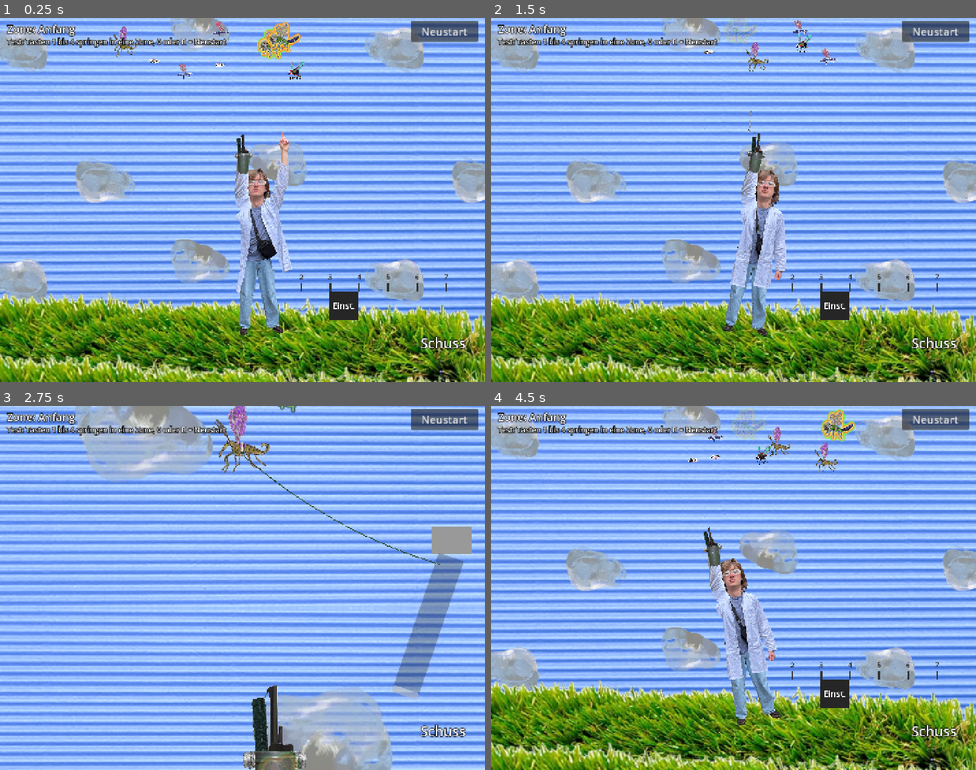
Above: before the commit, frames 1-4 (two rows, left to right).
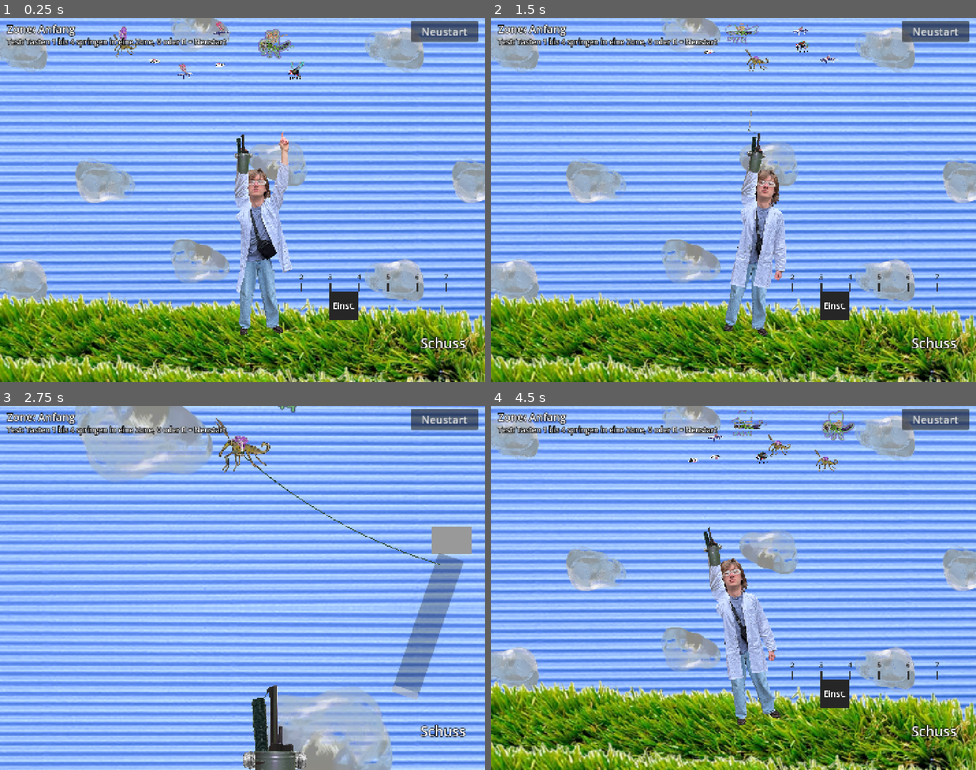
Above: after the commit, the same moments.

Repository: Philipp-Mallmann/fliegen-sind-aliens
Game: Godot game, scene res://szenen/spiel.tscn
The game is run twice, just before and just after one commit, with the same random seed, the same clock (stepped at 60 frames per second) and the same inputs.
Inputs (mouse positions are in pixels of both pictures, inside the frame that each line leads up to):
- Up to frame 1 (0.25 s): no input
- Up to frame 2 (1.5 s): click "Neustart" at 0.5 s; tap Enter at 1.25 s; move the mouse to (840, 181) at 1.27 s; hold D (rechts) from 1.28 s (still down); tap R (neustart) at 1.35 s; click (840, 181) at 1.42 s
- Up to frame 3 (2.75 s): release D (rechts) at 2 s; drag from (145, 606) to (218, 660) at 2.02 s
- Up to frame 4 (4.5 s): move the mouse to (782, 507) at 2.77 s; hold D (rechts) 2.78-3.5 s; tap 0 at 2.85 s; drag from (709, 660) to (588, 533) at 3.52 s; move the mouse to (879, 642) at 4.27 s; hold A (links) from 4.28 s (still down); tap R (neustart) at 4.35 s

The runs differ from the first frame. In frame 1, 0.5% of the frame differs, in the area x 53-62%, y 1-12%; in frame 2, 0.6%; in frame 3, 0.8%; in frame 4, 1.1%, in the area x 41-76%, y 0-19%.

Commit message:
Flattern langsamer, Teleport-Glitch, Ringe in Fliegenfarben, Forscher faellt beim Teil-Absturz mit
Co-Authored-By: Claude Opus 5.5 <noreply@anthropic.com>

Diff:
--- /dev/null
+++ b/shader/glitch.gdshader
@@ -0,0 +1,43 @@
+// Glitch wie beim Logo am Ende der Reels: Das Bild wird in waagerechte Streifen geschnitten.
+// Jeder Streifen rutscht ein zufaelliges Stueck zur Seite, und einzelne Streifen fallen ganz weg.
+// staerke 0 heisst: ganz normal. staerke 1 heisst: voll verrutscht und fast alles weg.
+shader_type canvas_item;
+
+// Wie stark der Glitch gerade ist, von 0 bis 1. Setzt das Skript in jedem Bild.
+uniform float staerke = 0.0;
+// In wie viele Streifen das Bild geschnitten wird, von oben nach unten.
+uniform float streifen = 14.0;
+// Wie weit ein Streifen hoechstens zur Seite rutscht, als Anteil der Bildbreite. 0.15 heisst: 15 Prozent.
+uniform float versatz = 0.15;
+// Eine Zahl, die das Skript in jedem Bild neu auswuerfelt. So sieht jedes Bild anders aus.
+uniform float zufall = 0.0;
+
+// Die Farbe, die das Bild von seinem Knoten mitbekommt (modulate). Wird im vertex-Teil gemerkt.
+varying vec4 knoten_farbe;
+
+// Macht aus einer Zahl eine scheinbar zufaellige Zahl zwischen 0 und 1. Gleiche Zahl, gleiches Ergebnis.
+float wuerfeln(float zahl) {
+	return fract(sin(zahl * 12.9898) * 43758.5453);
+}
+
+void vertex() {
+	knoten_farbe = COLOR;
+}
+
+void fragment() {
+	// In welchem Streifen dieser Bildpunkt liegt: 0 ganz oben, dann 1, 2 und so weiter.
+	float zeile = floor(UV.y * streifen);
+	// Wie weit dieser Streifen zur Seite rutscht: zwischen -versatz und +versatz, mal staerke.
+	float verschiebung = (wuerfeln(zeile + zufall) * 2.0 - 1.0) * versatz * staerke;
+	vec2 stelle = UV + vec2(verschiebung, 0.0);
+	vec4 farbe = texture(TEXTURE, stelle);
+	// Was ueber den Bildrand hinaus gerutscht ist, ist durchsichtig.
+	if (stelle.x < 0.0 || stelle.x > 1.0) {
+		farbe.a = 0.0;
+	}
+	// Je groesser staerke, desto mehr Streifen fallen ganz weg.
+	if (wuerfeln(zeile * 3.7 + zufall + 0.5) < staerke) {
+		farbe.a = 0.0;
+	}
+	COLOR = farbe * knoten_farbe;
+}
--- a/skripte/fliege_teleport.gd
+++ b/skripte/fliege_teleport.gd
@@ -1,7 +1,7 @@
 extends "res://skripte/fliege.gd"
 
-# Die Teleport-Fliege: fliegt hin und her. Kommt die Kanone unter sie, flackert sie kurz und springt zur Seite.
-# Sobald sie flackert, ist sie schon entkommen: Die Nadel fliegt durch sie hindurch. Das Flackern ist nur zum Ansehen.
+# Die Teleport-Fliege: fliegt hin und her. Kommt die Kanone unter sie, glitcht sie weg und taucht an anderer Stelle wieder auf.
+# Sobald sie glitcht, ist sie schon entkommen: Die Nadel fliegt durch sie hindurch. Der Glitch ist nur zum Ansehen.
 # Das kann sie ein paarmal hintereinander, dann muss sie sich erholen. In dieser Pause kann man sie fangen.
 # Wie viele Spruenge sie noch hat, sieht man an den Leuchtringen um ihren Umriss und hoert man an ihrem Summen:
 # Jeder Sprung kostet den aeussersten Ring, und das Summen wird tiefer.
@@ -15,26 +15,27 @@
 @export var spruenge: int = 3
 # Wie viele Sekunden sie sich danach erholt. So lange springt sie nicht.
 @export var erholzeit: float = 4.0
-# Wie viele Sekunden vor dem Sprung sie flackert.
+# Wie viele Sekunden vor dem Sprung sie weg-glitcht. In dieser Zeit wird der Glitch immer staerker (shader/glitch.gdshader).
 @export var flacker_zeit: float = 0.2
-# Wie lange ein Flackern dauert, in Sekunden: die Haelfte davon blass, die Haelfte voll.
-@export var flacker_takt: float = 0.1
-# Wie blass sie beim Flackern wird. 0.25 heisst: nur ein Viertel so kraeftig.
-@export var flacker_blass: float = 0.25
+# Wie viele Sekunden sie nach dem Sprung braucht, bis sie wieder ganz da ist. Der Glitch wird dabei schwaecher.
+@export var auftauch_zeit: float = 0.15
 # Wie weit sie mindestens und hoechstens springt, in Pixeln.
 @export var sprung_nah: float = 200.0
 @export var sprung_weit: float = 350.0
 # Wie tief das Summen ohne Spruenge klingt, als Anteil ihrer eigenen Tonhoehe. 0.6 heisst: deutlich tiefer.
 @export var tonhoehe_leer: float = 0.6
-# Die Farben der drei Leuchtringe, von innen nach aussen. Genommen aus ihren eigenen Farben (Fluegel, Koerper).
-@export var leucht_farben: Array[Color] = [Color(1.0, 0.85, 0.25), Color(1.0, 0.55, 0.15), Color(0.45, 0.95, 0.3)]
+# Die Farben der drei Leuchtringe, von innen nach aussen. Aus ihrem eigenen Bild gemessen: Gruen vom Koerper,
+# Blau von den Beinen, Violett vom Hinterleib.
+@export var leucht_farben: Array[Color] = [Color(0.44, 0.69, 0.27), Color(0.44, 0.5, 0.78), Color(0.48, 0.28, 0.6)]
 
 # Wie viele Spruenge sie noch hat. 0 heisst: Sie erholt sich gerade.
 var uebrig: int = 0
 # Wie viele Sekunden die Erholung noch dauert.
 var erholt_in: float = 0.0
-# Wie viele Sekunden sie noch flackert, bevor sie springt. 0 oder weniger heisst: Sie flackert nicht.
+# Wie viele Sekunden sie noch weg-glitcht, bevor sie springt. 0 oder weniger heisst: Sie glitcht nicht.
 var flackert_noch: float = 0.0
+# Wie viele Sekunden sie nach dem Sprung noch auftaucht. 0 oder weniger heisst: Sie ist ganz da.
+var taucht_noch: float = 0.0
 # Ihre eigene Tonhoehe, wie sie beim Start ausgewuerfelt wurde. Davon geht das tiefere Summen aus.
 var eigene_tonhoehe: float = 1.0
 
@@ -50,7 +51,10 @@
 		richtung = -1.0
 	if position.x < mitte_x - strecke:
 		richtung = 1.0
-	modulate.a = 1.0
+	glitchen(0.0)
+	if taucht_noch > 0.0:
+		taucht_noch -= delta
+		glitchen(taucht_noch / auftauch_zeit)
 	var ladung: float = ladung_jetzt()
 	leuchten_zeigen(ladung)
 	$Summen.pitch_scale = eigene_tonhoehe * lerpf(tonhoehe_leer, 1.0, ladung)
@@ -61,8 +65,7 @@
 		return
 	if flackert_noch > 0.0:
 		flackert_noch -= delta
-		if fmod(flackert_noch, flacker_takt) < flacker_takt / 2.0:
-			modulate.a = flacker_blass
+		glitchen(1.0 - flackert_noch / flacker_zeit)
 		if flackert_noch <= 0.0:
 			springen()
 		return
@@ -77,7 +80,7 @@
 		weit = -weit
 	position.x += weit
 	mitte_x += weit
-	modulate.a = 1.0
+	taucht_noch = auftauch_zeit
 	entkommt = false
 	uebrig -= 1
 	if uebrig == 0:
@@ -100,3 +103,10 @@
 		var ring: Sprite2D = $Leuchten.get_child(nummer)
 		ring.modulate = leucht_farben[nummer]
 		ring.modulate.a = clampf(ringe - nummer, 0.0, 1.0)
+
+
+# Stellt den Glitch ein: 0 heisst ganz normal, 1 heisst voll verrutscht und fast weg.
+# Der Shader sitzt an der Fliege selbst, Koerper, Fluegel und Ringe benutzen ihn mit (use_parent_material).
+func glitchen(staerke: float) -> void:
+	material.set_shader_parameter("staerke", clampf(staerke, 0.0, 1.0))
+	material.set_shader_parameter("zufall", randf() * 100.0)
--- a/skripte/nadel.gd
+++ b/skripte/nadel.gd
@@ -138,6 +138,9 @@
 	getroffene.position = Vector2.ZERO
 	getroffene.rotation = 0.0
 	getroffene.modulate.a = 1.0
+	# Die Teleport-Fliege kann gerade noch halb im Glitch stecken (beim Auftauchen). Gefangen ist sie wieder ganz da.
+	if getroffene.has_method("glitchen"):
+		getroffene.glitchen(0.0)
 	for alte in getroffene.steckende:
 		alte.faden_loesen()
 	# Blut an der Einstichstelle: ein Kind der Fliege, also ueber ihr, aber unter dem Nagel. In ihrer Zonenfarbe.
--- a/skripte/spiel.gd
+++ b/skripte/spiel.gd
@@ -22,6 +22,10 @@
 # Die Kamera in der Luft: normale Groesse, die Kanone sitzt am unteren Bildrand (540 - 20 Pixel Rand).
 @export var zoom_luft: float = 1.0
 @export var versatz_luft: float = -520.0
+# Bei einem Absturz, der nicht bis zum Boden geht: So weit kommt der fallende Forscher von unten ins Bild, in Pixeln.
+@export var koerper_einflug: float = 1600.0
+# Welcher Anteil des Absturzes fuer das Hereinkommen gebraucht wird. Genauso lang dauert am Ende das Hinausgehen.
+@export var koerper_anteil: float = 0.3
 
 # Die Flugkraft aller Fliegen, die oben im Faecher haengen.
 var flugkraft: int = 0
@@ -35,6 +39,10 @@
 var wackel_zeit: float = 0.0
 # Wie weit die Einstellungsfliege am Anfang rechts von der Kanone steht, in Pixeln. Wird in _ready gemessen.
 var fliege_abstand: float = 0.0
+# Wo der Forscher (Knoten Aufstehen) unten unter der Kanone steht. Wird in _ready gemerkt, dorthin kehrt er zurueck.
+var koerper_unten: float = 0.0
+# Die Fahrt des fallenden Forschers ins Bild und wieder hinaus. null heisst: Es gab noch keine.
+var koerperfahrt: Tween = null
 
 
 func _ready() -> void:
@@ -49,6 +57,7 @@
 	$Kanone/RechteHand.visible = false
 	# Im Editor ist der Forscher sichtbar, damit man ihn hinziehen kann. Im Spiel erst beim Absturz.
 	$Kanone/Aufstehen.visible = false
+	koerper_unten = $Kanone/Aufstehen.position.y
 	$Kanone.set_process(false)
 	$Hindernisse.set_process(false)
 	fliege_abstand = $Einstellungsfliege.position.x - $Kanone.position.x
@@ -139,10 +148,33 @@
 		$Musik.leise()
 	else:
 		steigen.tween_callback(entsperren)
+		zwischenfall(strecke / falltempo)
+
+
+# Ein Absturz, der nicht bis zum Boden geht: Der fallende Forscher kommt von unten ins Bild
+# und verschwindet kurz vor dem Ende des Absturzes wieder nach unten. Die Kanone bleibt zu sehen.
+func zwischenfall(dauer: float) -> void:
+	var koerper: AnimatedSprite2D = $Kanone/Aufstehen
+	koerper_zuruecksetzen()
+	koerper.visible = true
+	koerper.play("fallen")
+	koerperfahrt = create_tween()
+	koerperfahrt.tween_property(koerper, "position:y", koerper_unten - koerper_einflug, dauer * koerper_anteil)
+	koerperfahrt.tween_interval(dauer * (1.0 - 2.0 * koerper_anteil))
+	koerperfahrt.tween_property(koerper, "position:y", koerper_unten, dauer * koerper_anteil)
+	koerperfahrt.tween_callback(koerper.hide)
+
+
+# Haelt eine laufende Fahrt des Forschers an und stellt ihn wieder unten hin.
+func koerper_zuruecksetzen() -> void:
+	if koerperfahrt != null:
+		koerperfahrt.kill()
+	$Kanone/Aufstehen.position.y = koerper_unten
 
 
 # Der Absturz bis auf den Boden: Statt Kanone und Figur faellt der Forscher, bis er aufschlaegt.
 func fallen() -> void:
+	koerper_zuruecksetzen()
 	$Kanone/Arm.visible = false
 	$Kanone/Figur.visible = false
 	$Kanone/Aufstehen.visible = true
@@ -160,6 +192,7 @@
 
 
 func aufstehen_abbrechen() -> void:
+	koerper_zuruecksetzen()
 	$Kanone/Aufstehen.stop()
 	$Kanone/Aufstehen.visible = false
 	$Kanone/Figur.visible = true
--- a/szenen/fliege_boss.tscn
+++ b/szenen/fliege_boss.tscn
@@ -11,7 +11,7 @@
 
 [sub_resource type="Animation" id="Animation_flattern"]
 resource_name = "flattern"
-length = 0.034
+length = 0.06
 loop_mode = 1
 tracks/0/type = "value"
 tracks/0/imported = false
@@ -20,7 +20,7 @@
 tracks/0/interp = 0
 tracks/0/loop_wrap = true
 tracks/0/keys = {
-"times": PackedFloat32Array(0, 0.017),
+"times": PackedFloat32Array(0, 0.03),
 "transitions": PackedFloat32Array(1, 1),
 "update": 1,
 "values": [ExtResource("f_vorn_1"), ExtResource("f_vorn_2")]
@@ -32,7 +32,7 @@
 tracks/1/interp = 0
 tracks/1/loop_wrap = true
 tracks/1/keys = {
-"times": PackedFloat32Array(0, 0.017),
+"times": PackedFloat32Array(0, 0.03),
 "transitions": PackedFloat32Array(1, 1),
 "update": 1,
 "values": [ExtResource("f_hinten_1"), ExtResource("f_hinten_2")]
@@ -44,7 +44,7 @@
 tracks/2/interp = 0
 tracks/2/loop_wrap = true
 tracks/2/keys = {
-"times": PackedFloat32Array(0, 0.017),
+"times": PackedFloat32Array(0, 0.03),
 "transitions": PackedFloat32Array(1, 1),
 "update": 1,
 "values": [ExtResource("k_1"), ExtResource("k_2")]
--- a/szenen/fliege_heuschrecke.tscn
+++ b/szenen/fliege_heuschrecke.tscn
@@ -11,7 +11,7 @@
 
 [sub_resource type="Animation" id="Animation_flattern"]
 resource_name = "flattern"
-length = 0.034
+length = 0.06
 loop_mode = 1
 tracks/0/type = "value"
 tracks/0/imported = false
@@ -20,7 +20,7 @@
 tracks/0/interp = 0
 tracks/0/loop_wrap = true
 tracks/0/keys = {
-"times": PackedFloat32Array(0, 0.017),
+"times": PackedFloat32Array(0, 0.03),
 "transitions": PackedFloat32Array(1, 1),
 "update": 1,
 "values": [ExtResource("f_vorn_1"), ExtResource("f_vorn_2")]
@@ -32,7 +32,7 @@
 tracks/1/interp = 0
 tracks/1/loop_wrap = true
 tracks/1/keys = {
-"times": PackedFloat32Array(0, 0.017),
+"times": PackedFloat32Array(0, 0.03),
 "transitions": PackedFloat32Array(1, 1),
 "update": 1,
 "values": [ExtResource("f_hinten_1"), ExtResource("f_hinten_2")]
@@ -44,7 +44,7 @@
 tracks/2/interp = 0
 tracks/2/loop_wrap = true
 tracks/2/keys = {
-"times": PackedFloat32Array(0, 0.017),
+"times": PackedFloat32Array(0, 0.03),
 "transitions": PackedFloat32Array(1, 1),
 "update": 1,
 "values": [ExtResource("k_1"), ExtResource("k_2")]
--- a/szenen/fliege_koeder.tscn
+++ b/szenen/fliege_koeder.tscn
@@ -12,7 +12,7 @@
 
 [sub_resource type="Animation" id="Animation_flattern"]
 resource_name = "flattern"
-length = 0.034
+length = 0.06
 loop_mode = 1
 tracks/0/type = "value"
 tracks/0/imported = false
@@ -21,7 +21,7 @@
 tracks/0/interp = 0
 tracks/0/loop_wrap = true
 tracks/0/keys = {
-"times": PackedFloat32Array(0, 0.017),
+"times": PackedFloat32Array(0, 0.03),
 "transitions": PackedFloat32Array(1, 1),
 "update": 1,
 "values": [ExtResource("f_vorn_1"), ExtResource("f_vorn_2")]
@@ -33,7 +33,7 @@
 tracks/1/interp = 0
 tracks/1/loop_wrap = true
 tracks/1/keys = {
-"times": PackedFloat32Array(0, 0.017),
+"times": PackedFloat32Array(0, 0.03),
 "transitions": PackedFloat32Array(1, 1),
 "update": 1,
 "values": [ExtResource("f_hinten_1"), ExtResource("f_hinten_2")]
@@ -45,7 +45,7 @@
 tracks/2/interp = 0
 tracks/2/loop_wrap = true
 tracks/2/keys = {
-"times": PackedFloat32Array(0, 0.017),
+"times": PackedFloat32Array(0, 0.03),
 "transitions": PackedFloat32Array(1, 1),
 "update": 1,
 "values": [ExtResource("k_1"), ExtResource("k_2")]
--- a/szenen/fliege_normal.tscn
+++ b/szenen/fliege_normal.tscn
@@ -10,7 +10,7 @@
 
 [sub_resource type="Animation" id="Animation_flattern"]
 resource_name = "flattern"
-length = 0.034
+length = 0.06
 loop_mode = 1
 tracks/0/type = "value"
 tracks/0/imported = false
@@ -19,7 +19,7 @@
 tracks/0/interp = 0
 tracks/0/loop_wrap = true
 tracks/0/keys = {
-"times": PackedFloat32Array(0, 0.017),
+"times": PackedFloat32Array(0, 0.03),
 "transitions": PackedFloat32Array(1, 1),
 "update": 1,
 "values": [ExtResource("f_vorn_1"), ExtResource("f_vorn_2")]
@@ -31,7 +31,7 @@
 tracks/1/interp = 0
 tracks/1/loop_wrap = true
 tracks/1/keys = {
-"times": PackedFloat32Array(0, 0.017),
+"times": PackedFloat32Array(0, 0.03),
 "transitions": PackedFloat32Array(1, 1),
 "update": 1,
 "values": [ExtResource("f_hinten_1"), ExtResource("f_hinten_2")]
--- a/szenen/fliege_scheu.tscn
+++ b/szenen/fliege_scheu.tscn
@@ -11,7 +11,7 @@
 
 [sub_resource type="Animation" id="Animation_flattern"]
 resource_name = "flattern"
-length = 0.034
+length = 0.06
 loop_mode = 1
 tracks/0/type = "value"
 tracks/0/imported = false
@@ -20,7 +20,7 @@
 tracks/0/interp = 0
 tracks/0/loop_wrap = true
 tracks/0/keys = {
-"times": PackedFloat32Array(0, 0.017),
+"times": PackedFloat32Array(0, 0.03),
 "transitions": PackedFloat32Array(1, 1),
 "update": 1,
 "values": [ExtResource("f_vorn_1"), ExtResource("f_vorn_2")]
@@ -32,7 +32,7 @@
 tracks/1/interp = 0
 tracks/1/loop_wrap = true
 tracks/1/keys = {
-"times": PackedFloat32Array(0, 0.017),
+"times": PackedFloat32Array(0, 0.03),
 "transitions": PackedFloat32Array(1, 1),
 "update": 1,
 "values": [ExtResource("f_hinten_1"), ExtResource("f_hinten_2")]
@@ -44,7 +44,7 @@
 tracks/2/interp = 0
 tracks/2/loop_wrap = true
 tracks/2/keys = {
-"times": PackedFloat32Array(0, 0.017),
+"times": PackedFloat32Array(0, 0.03),
 "transitions": PackedFloat32Array(1, 1),
 "update": 1,
 "values": [ExtResource("k_1"), ExtResource("k_2")]
--- a/szenen/fliege_schnell.tscn
+++ b/szenen/fliege_schnell.tscn
@@ -13,7 +13,7 @@
 
 [sub_resource type="Animation" id="Animation_flattern"]
 resource_name = "flattern"
-length = 0.034
+length = 0.06
 loop_mode = 1
 tracks/0/type = "value"
 tracks/0/imported = false
@@ -22,7 +22,7 @@
 tracks/0/interp = 0
 tracks/0/loop_wrap = true
 tracks/0/keys = {
-"times": PackedFloat32Array(0, 0.017),
+"times": PackedFloat32Array(0, 0.03),
 "transitions": PackedFloat32Array(1, 1),
 "update": 1,
 "values": [ExtResource("f_vorn_1"), ExtResource("f_vorn_2")]
@@ -34,7 +34,7 @@
 tracks/1/interp = 0
 tracks/1/loop_wrap = true
 tracks/1/keys = {
-"times": PackedFloat32Array(0, 0.017),
+"times": PackedFloat32Array(0, 0.03),
 "transitions": PackedFloat32Array(1, 1),
 "update": 1,
 "values": [ExtResource("f_hinten_1"), ExtResource("f_hinten_2")]
@@ -46,7 +46,7 @@
 tracks/2/interp = 0
 tracks/2/loop_wrap = true
 tracks/2/keys = {
-"times": PackedFloat32Array(0, 0.017),
+"times": PackedFloat32Array(0, 0.03),
 "transitions": PackedFloat32Array(1, 1),
 "update": 1,
 "values": [ExtResource("k_1"), ExtResource("k_2")]
--- a/szenen/fliege_teleport.tscn
+++ b/szenen/fliege_teleport.tscn
@@ -12,10 +12,15 @@
 [ext_resource type="Texture2D" path="res://assets/fliegen/spiel/teleport-leuchten-1.png" id="l_1"]
 [ext_resource type="Texture2D" path="res://assets/fliegen/spiel/teleport-leuchten-2.png" id="l_2"]
 [ext_resource type="Texture2D" path="res://assets/fliegen/spiel/teleport-leuchten-3.png" id="l_3"]
+[ext_resource type="Shader" path="res://shader/glitch.gdshader" id="s_glitch"]
+
+[sub_resource type="ShaderMaterial" id="ShaderMaterial_glitch"]
+resource_local_to_scene = true
+shader = ExtResource("s_glitch")
 
 [sub_resource type="Animation" id="Animation_flattern"]
 resource_name = "flattern"
-length = 0.034
+length = 0.06
 loop_mode = 1
 tracks/0/type = "value"
 tracks/0/imported = false
@@ -24,7 +29,7 @@
 tracks/0/interp = 0
 tracks/0/loop_wrap = true
 tracks/0/keys = {
-"times": PackedFloat32Array(0, 0.017),
+"times": PackedFloat32Array(0, 0.03),
 "transitions": PackedFloat32Array(1, 1),
 "update": 1,
 "values": [ExtResource("f_vorn_1"), ExtResource("f_vorn_2")]
@@ -36,7 +41,7 @@
 tracks/1/interp = 0
 tracks/1/loop_wrap = true
 tracks/1/keys = {
-"times": PackedFloat32Array(0, 0.017),
+"times": PackedFloat32Array(0, 0.03),
 "transitions": PackedFloat32Array(1, 1),
 "update": 1,
 "values": [ExtResource("f_hinten_1"), ExtResource("f_hinten_2")]
@@ -48,7 +53,7 @@
 tracks/2/interp = 0
 tracks/2/loop_wrap = true
 tracks/2/keys = {
-"times": PackedFloat32Array(0, 0.017),
+"times": PackedFloat32Array(0, 0.03),
 "transitions": PackedFloat32Array(1, 1),
 "update": 1,
 "values": [ExtResource("k_1"), ExtResource("k_2")]
@@ -61,6 +66,7 @@
 
 [node name="Fliege" type="Node2D" groups=["fliegen"]]
 z_index = 1
+material = SubResource("ShaderMaterial_glitch")
 script = ExtResource("1_fliege")
 blut_farbe = Color(0.82, 0.56, 0.29, 1)
 tempo_langsam = 100.0
@@ -68,16 +74,20 @@
 flugkraft = 6
 
 [node name="Leuchten" type="Node2D" parent="."]
+use_parent_material = true
 position = Vector2(0, -20)
 scale = Vector2(0.5, 0.5)
 
 [node name="Ring1" type="Sprite2D" parent="Leuchten"]
+use_parent_material = true
 texture = ExtResource("l_1")
 
 [node name="Ring2" type="Sprite2D" parent="Leuchten"]
+use_parent_material = true
 texture = ExtResource("l_2")
 
 [node name="Ring3" type="Sprite2D" parent="Leuchten"]
+use_parent_material = true
 texture = ExtResource("l_3")
 
 [node name="Fluegel" type="ColorRect" parent="."]
@@ -99,15 +109,18 @@
 color = Color(0.25, 0.25, 0.25, 1)
 
 [node name="FluegelHinten" type="Sprite2D" parent="."]
+use_parent_material = true
 position = Vector2(-25.9, -66.6)
 scale = Vector2(0.2333, 0.2333)
 texture = ExtResource("f_hinten_1")
 
 [node name="Bild" type="Sprite2D" parent="."]
+use_parent_material = true
 scale = Vector2(0.2333, 0.2333)
 texture = ExtResource("k_1")
 
 [node name="FluegelVorn" type="Sprite2D" parent="."]
+use_parent_material = true
 position = Vector2(3.8, -71.2)
 scale = Vector2(0.2333, 0.2333)
 texture = ExtResource("f_vorn_1")
--- a/szenen/stechfliege.tscn
+++ b/szenen/stechfliege.tscn
@@ -12,7 +12,7 @@
 
 [sub_resource type="Animation" id="Animation_flattern"]
 resource_name = "flattern"
-length = 0.034
+length = 0.06
 loop_mode = 1
 tracks/0/type = "value"
 tracks/0/imported = false
@@ -21,7 +21,7 @@
 tracks/0/interp = 0
 tracks/0/loop_wrap = true
 tracks/0/keys = {
-"times": PackedFloat32Array(0, 0.017),
+"times": PackedFloat32Array(0, 0.03),
 "transitions": PackedFloat32Array(1, 1),
 "update": 1,
 "values": [ExtResource("f_vorn_1"), ExtResource("f_vorn_2")]
@@ -33,7 +33,7 @@
 tracks/1/interp = 0
 tracks/1/loop_wrap = true
 tracks/1/keys = {
-"times": PackedFloat32Array(0, 0.017),
+"times": PackedFloat32Array(0, 0.03),
 "transitions": PackedFloat32Array(1, 1),
 "update": 1,
 "values": [ExtResource("f_hinten_1"), ExtResource("f_hinten_2")]
@@ -45,7 +45,7 @@
 tracks/2/interp = 0
 tracks/2/loop_wrap = true
 tracks/2/keys = {
-"times": PackedFloat32Array(0, 0.017),
+"times": PackedFloat32Array(0, 0.03),
 "transitions": PackedFloat32Array(1, 1),
 "update": 1,
 "values": [ExtResource("k_1"), ExtResource("k_2")]
Binary file changed: assets/fliegen/spiel/teleport-leuchten-1.png
Binary file changed: assets/fliegen/spiel/teleport-leuchten-2.png
Binary file changed: assets/fliegen/spiel/teleport-leuchten-3.png
Not shown, added: shader/glitch.gdshader.uid
Not shown, changed: ERKLAERUNG.md
